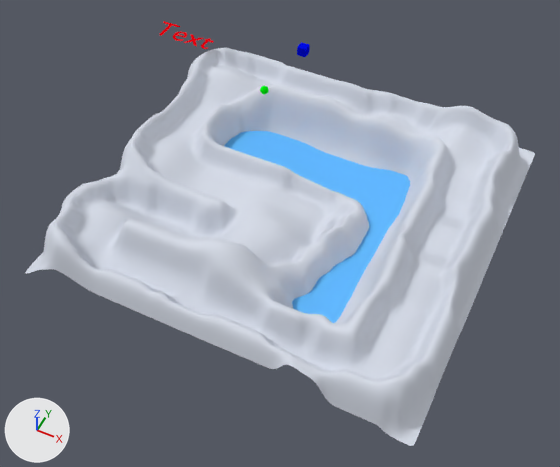
The Blender file monitor/racing.blend, before and after one commit.
Rendered twice from a camera (50 mm lens) standing at (58.5, -128.2, 148.3) and looking at (1.9, -14.9, 6.7). Arrows for +X, +Y and +Z are at lower left; the lights stay in place.

The older version as bpy lines, for what is in view:
```python
ob_ground_001 = bpy.data.objects.new('Ground.001', me_plane_006)
ob_ground_001.location = (0.0, 0.0, 0.0)
ob_waterplane_000 = bpy.data.objects.new('WaterPlane.000', me_plane_000)
ob_waterplane_000.location = (-20.0, 15.0, 0.0)
ob_waterplane_000.scale = (10.0, 10.0, 0.0)
ob_waterplane_001 = bpy.data.objects.new('WaterPlane.001', me_plane_001)
ob_waterplane_001.location = (0.0, 15.0, 0.0)
ob_waterplane_001.scale = (10.0, 10.0, 0.0)
ob_waterplane_002 = bpy.data.objects.new('WaterPlane.002', me_plane_002)
ob_waterplane_002.location = (20.0, 15.0, 0.0)
ob_waterplane_002.scale = (10.0, 10.0, 0.0)
ob_waterplane_003 = bpy.data.objects.new('WaterPlane.003', me_plane_003)
ob_waterplane_003.location = (20.0, -5.0, 0.0)
ob_waterplane_003.scale = (10.0, 10.0, 0.0)
ob_waterplane_004 = bpy.data.objects.new('WaterPlane.004', me_plane_004)
ob_waterplane_004.location = (20.0, -25.0, 0.0)
ob_waterplane_004.scale = (10.0, 10.0, 0.0)
```
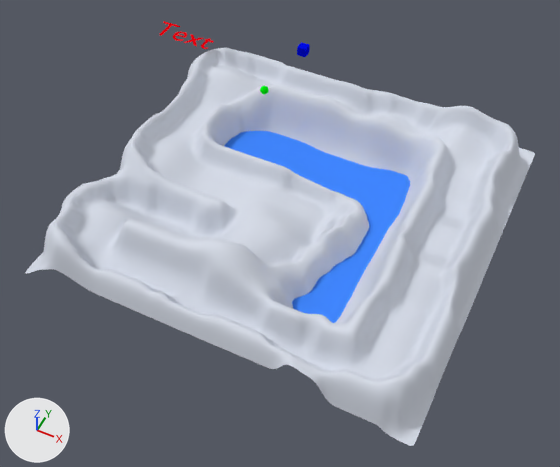
Pixel boxes (x1, y1, x2, y2) of what changed, in the pictures (560 x 467 px):
'WaterPlane.002', recoloured: (350, 167, 410, 227) in both
'WaterPlane.001', recoloured: (287, 143, 368, 197) in both
'WaterPlane.004', recoloured: (292, 271, 359, 323) in both
'WaterPlane.000', recoloured: (224, 131, 304, 168) in both
'WaterPlane.003', recoloured: (330, 219, 389, 281) in both

Edits to the bpy script that builds the scene:
```text
Change mat_material_004:
    mat_material_004.base_color: (0.127, 0.502, 1.0) -> (0.0544, 0.247, 1.0)  # blue #64bcff -> blue #4288ff
```
